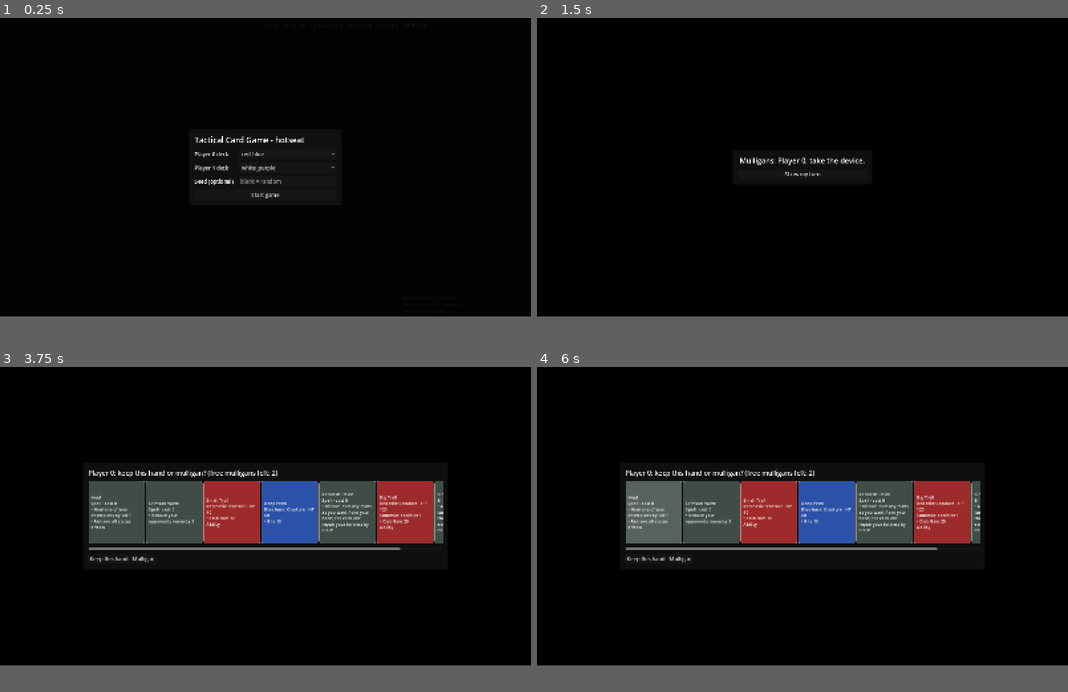
Above: before the commit, frames 1-4 (two rows, left to right).
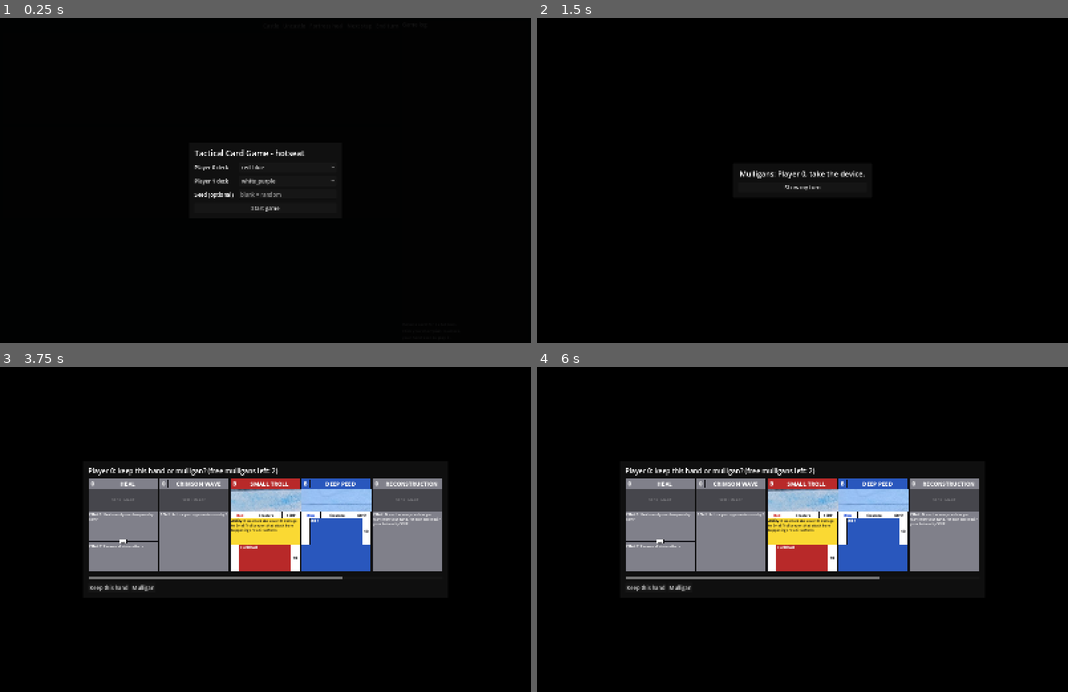
Above: after the commit, the same moments.

Repository: eoinkelly91/godot-card-game
Game: Godot game, scene res://scenes/main.tscn
Same seed, same stepped clock (60 frames per second), same inputs: the game is played once before the commit and once after it.
Inputs (mouse positions are in pixels of both pictures, inside the frame that each line leads up to):
- Up to frame 1 (0.25 s): no input
- Up to frame 2 (1.5 s): click (823, 180) at 0.52 s; type "12" at 0.6 s; click "Start game" at 1.25 s
- Up to frame 3 (3.75 s): click "Discard (0)" at 2 s; click "Discard (0)" at 2.75 s; click "Show my turn" at 3.5 s
- Up to frame 4 (6 s): click (998, 513) at 4.25 s, where only the run before the commit has a clickable "Siege Works Enchantment · cos…"; click (998, 513) at 5 s, where only the run before the commit has a clickable "Siege Works Enchantment · cos…"; click (653, 513) at 5.75 s, where only the run before the commit has a clickable "Heal Spell · cost 0 • Heal on…"
In our replay, the window is 800x450 before the commit and 800x490 after it. These sizes can differ from the game's own. Grey fills any space a smaller window leaves; there, only what the larger window draws over its background counts as a difference.

The runs differ from the first frame. In frame 1, 0.9% of the frame differs, in the area x 36-63%, y 36-60%; in frame 2, 0.6%; in frame 3, 18%; in frame 4, 19%, in the area x 16-84%, y 31-69%.

Commit message:
Updated card layout and added art

Diff:
--- a/project.godot
+++ b/project.godot
@@ -21,5 +21,5 @@
 [display]
 
 window/size/viewport_width=1600
-window/size/viewport_height=900
+window/size/viewport_height=980
 window/stretch/mode="canvas_items"
--- /dev/null
+++ b/scripts/ui/card_view.gd
@@ -0,0 +1,410 @@
+## card_view.gd - Draws one card like the layout mock-up: a coloured top bar (cost/"B" + name), the image,
+## a white Color / Type / HP row, then the ability (yellow) and attack boxes for a champion, or the effect
+## boxes of a spell (grey) or the description of an enchantment (green).
+## Everything is positioned from a 490 x 650 design grid and scaled to the width asked for.
+## "compact" cards (the board) show only names and numbers; hovering shows the full-size card.
+## Art is looked up as res://art/cards/<card id>.jpg (or .png); without it a coloured placeholder is drawn.
+class_name CardView
+extends Control
+
+signal pressed
+
+const DW := 490.0
+const DH := 650.0
+const TOP_H := 70.0
+const NUM_W := 62.0
+const IMG_Y := 70.0
+const IMG_H := 163.0
+const STAT_Y := 233.0
+const STAT_H := 44.0
+const BODY_Y := 277.0
+const BODY_H := 373.0
+const MAX_BOX_H := 187.0
+const SIDE_W := 62.0
+
+const CHAMPION_COLORS := {
+	"Red": Color(0.72, 0.16, 0.16), "Blue": Color(0.16, 0.34, 0.74),
+	"White": Color(0.84, 0.84, 0.8), "Purple": Color(0.46, 0.22, 0.64),
+}
+const COLOR_WORD := {  # the "Color" word in the stats row, readable on white
+	"Red": Color(0.8, 0.12, 0.12), "Blue": Color(0.12, 0.3, 0.85),
+	"White": Color(0.35, 0.35, 0.35), "Purple": Color(0.52, 0.18, 0.74),
+}
+const ENCHANTMENT_COLOR := Color(0.18, 0.5, 0.24)
+const SPELL_COLOR := Color(0.5, 0.5, 0.54)
+const ABILITY_COLOR := Color(0.98, 0.85, 0.2)
+const DARK := Color(0.08, 0.08, 0.1)
+
+static var _bold: FontVariation
+
+var card: Dictionary = {}
+var live: Champion = null        # board version: current HP and statuses
+var selected: bool = false
+var compact: bool = false
+var encamped: bool = false
+var k: float = 1.0               # design units -> pixels
+
+
+static func create(p_card: Dictionary, width: float, p_live: Champion = null, p_compact: bool = false,
+		p_selected: bool = false, p_encamped: bool = false) -> CardView:
+	var v := CardView.new()
+	v.card = p_card
+	v.live = p_live
+	v.compact = p_compact
+	v.selected = p_selected
+	v.encamped = p_encamped
+	v.k = width / DW
+	v.custom_minimum_size = Vector2(width, DH * v.k)
+	v.size = v.custom_minimum_size
+	v.mouse_filter = Control.MOUSE_FILTER_STOP
+	v.tooltip_text = str(p_card.get("name", "Card"))
+	v._build()
+	return v
+
+
+static func bold_font() -> FontVariation:
+	if _bold == null:
+		_bold = FontVariation.new()
+		_bold.base_font = ThemeDB.fallback_font
+		_bold.variation_embolden = 0.9
+	return _bold
+
+
+static func image_path(card_id: String) -> String:
+	for ext in ["jpg", "png", "jpeg"]:
+		var path: String = "res://art/cards/%s.%s" % [card_id, ext]
+		if ResourceLoader.exists(path):
+			return path
+	return ""
+
+
+## The full-size card shown when hovering.
+func _make_custom_tooltip(_for_text: String) -> Object:
+	return CardView.create(card, 340.0, live, false, false, encamped)
+
+
+func _gui_input(event: InputEvent) -> void:
+	if event is InputEventMouseButton and event.pressed and event.button_index == MOUSE_BUTTON_LEFT:
+		pressed.emit()
+
+
+# ---------------------------------------------------------------- colours
+
+func _kind() -> String:
+	return str(card.get("kind", "champion"))
+
+
+func _base_color() -> Color:
+	match _kind():
+		"enchantment":
+			return ENCHANTMENT_COLOR
+		"spell":
+			return SPELL_COLOR
+	return CHAMPION_COLORS.get(str(card.get("color", "")), SPELL_COLOR)
+
+
+## Text on the card colour: dark on the light White champions, white on the rest.
+func _on_base() -> Color:
+	return DARK if _base_color().get_luminance() > 0.6 else Color(0.97, 0.97, 0.97)
+
+
+# ---------------------------------------------------------------- building blocks
+
+func _box(x: float, y: float, w: float, h: float, fill: Color, border: float = 1.0) -> Panel:
+	var p := Panel.new()
+	p.position = Vector2(x, y) * k
+	p.size = Vector2(w, h) * k
+	p.mouse_filter = Control.MOUSE_FILTER_IGNORE
+	var sb := StyleBoxFlat.new()
+	sb.bg_color = fill
+	sb.set_border_width_all(maxi(1, int(border * k * 2.0)))
+	sb.border_color = DARK
+	p.add_theme_stylebox_override("panel", sb)
+	add_child(p)
+	return p
+
+
+func _label(text: String, x: float, y: float, w: float, h: float, px: float, color: Color,
+		align: HorizontalAlignment = HORIZONTAL_ALIGNMENT_CENTER, bold: bool = true) -> Label:
+	var l := Label.new()
+	l.text = text
+	l.position = Vector2(x, y) * k
+	l.size = Vector2(w, h) * k
+	l.horizontal_alignment = align
+	l.vertical_alignment = VERTICAL_ALIGNMENT_CENTER
+	l.clip_text = true
+	l.mouse_filter = Control.MOUSE_FILTER_IGNORE
+	l.add_theme_font_size_override("font_size", maxi(5, int(px * k)))
+	l.add_theme_color_override("font_color", color)
+	if bold:
+		l.add_theme_font_override("font", bold_font())
+	add_child(l)
+	return l
+
+
+## Largest font size (design units) that fits the text in the box, estimated from the character count.
+func _fit(text: String, w: float, h: float, max_px: float, min_px: float) -> float:
+	var px: float = max_px
+	while px > min_px:
+		var per_line: float = maxf(1.0, floor((w - 12.0) / (px * 0.52)))
+		var lines: float = ceil(float(text.length()) / per_line) + 0.3
+		if lines * px * 1.22 <= h - 8.0:
+			return px
+		px -= 1.0
+	return min_px
+
+
+func _rich(bold_part: String, text: String, x: float, y: float, w: float, h: float, color: Color) -> void:
+	var full: String = (bold_part + " " + text).strip_edges()
+	var px: float = _fit(full, w, h, 24.0, 12.0)
+	var r := RichTextLabel.new()
+	r.bbcode_enabled = true
+	r.scroll_active = false
+	r.fit_content = false
+	r.autowrap_mode = TextServer.AUTOWRAP_WORD_SMART
+	r.clip_contents = true
+	r.mouse_filter = Control.MOUSE_FILTER_IGNORE
+	r.position = Vector2(x + 6.0, y + 3.0) * k
+	r.size = Vector2(w - 12.0, h - 6.0) * k
+	r.add_theme_font_override("bold_font", bold_font())
+	r.add_theme_font_size_override("normal_font_size", maxi(5, int(px * k)))
+	r.add_theme_font_size_override("bold_font_size", maxi(5, int(px * k)))
+	r.add_theme_color_override("default_color", color)
+	var body: String = text.replace("[", "[lb]")
+	r.text = ("[b]%s[/b] %s" % [bold_part.replace("[", "[lb]"), body]) if bold_part != "" else body
+	add_child(r)
+
+
+# ---------------------------------------------------------------- the card
+
+func _build() -> void:
+	var base: Color = _base_color()
+	var on_base: Color = _on_base()
+	var is_champion: bool = _kind() == "champion"
+	_box(0, 0, DW, DH, base, 2.0)
+
+	# Top bar: cost / B and the name
+	var num_text: String = _top_left_text()
+	_label(num_text, 0, 0, NUM_W, TOP_H, 38 if num_text.length() < 3 else 28, on_base)
+	var line := ColorRect.new()
+	line.color = DARK
+	line.position = Vector2(NUM_W - 1.0, 4.0) * k
+	line.size = Vector2(2.0 * k, (TOP_H - 8.0) * k)
+	line.mouse_filter = Control.MOUSE_FILTER_IGNORE
+	add_child(line)
+	var name_text: String = str(card.get("name", "?")).to_upper()
+	_label(name_text, NUM_W + 6.0, 0, DW - NUM_W - 12.0, TOP_H, clampf(46.0 - maxf(0.0, name_text.length() - 12.0) * 2.4, 22.0, 40.0), on_base)
+
+	_draw_image(IMG_Y, IMG_H)
+
+	if is_champion:
+		_draw_stats_row()
+		_draw_champion_body()
+	elif _kind() == "enchantment":
+		_draw_description_boxes([str(" ".join(card.get("text", [])))], false)
+	else:
+		_draw_description_boxes(card.get("text", []), true)
+
+	if live != null:
+		_draw_live_tags()
+	if selected:
+		var sel := Panel.new()
+		sel.size = size
+		sel.mouse_filter = Control.MOUSE_FILTER_IGNORE
+		var sb := StyleBoxFlat.new()
+		sb.bg_color = Color(0, 0, 0, 0)
+		sb.set_border_width_all(maxi(3, int(5.0 * k * 2.0)))
+		sb.border_color = Color(1.0, 0.9, 0.25)
+		sel.add_theme_stylebox_override("panel", sb)
+		add_child(sel)
+
+
+func _top_left_text() -> String:
+	if _kind() != "champion":
+		return str(int(card.get("cost", 0)))
+	var req: Dictionary = card.get("summon", {})
+	if int(req.get("sacrifice", 0)) > 0:
+		return str(int(req.sacrifice))  # a symbol for "sacrifices" will be added later
+	if int(req.get("mana", 0)) > 0:
+		return str(int(req.mana))        # and one for "mana"
+	return "B"
+
+
+func _draw_image(y: float, h: float) -> void:
+	var holder := Control.new()
+	holder.position = Vector2(0, y) * k
+	holder.size = Vector2(DW, h) * k
+	holder.clip_contents = true
+	holder.mouse_filter = Control.MOUSE_FILTER_IGNORE
+	add_child(holder)
+	var path: String = image_path(str(card.get("id", "")))
+	if path != "":
+		var tr := TextureRect.new()
+		tr.texture = load(path)
+		tr.size = holder.size
+		tr.expand_mode = TextureRect.EXPAND_IGNORE_SIZE
+		tr.stretch_mode = TextureRect.STRETCH_KEEP_ASPECT_COVERED
+		tr.mouse_filter = Control.MOUSE_FILTER_IGNORE
+		holder.add_child(tr)
+	else:  # placeholder: a darker tint of the card colour with the card kind in faint letters
+		var bg := ColorRect.new()
+		bg.color = _base_color().darkened(0.45)
+		bg.size = holder.size
+		bg.mouse_filter = Control.MOUSE_FILTER_IGNORE
+		holder.add_child(bg)
+		var l := Label.new()
+		l.text = ("%s IMAGE" % _kind()).to_upper()
+		l.size = holder.size
+		l.horizontal_alignment = HORIZONTAL_ALIGNMENT_CENTER
+		l.vertical_alignment = VERTICAL_ALIGNMENT_CENTER
+		l.add_theme_font_size_override("font_size", maxi(5, int(26.0 * k)))
+		l.add_theme_color_override("font_color", Color(1, 1, 1, 0.35))
+		l.mouse_filter = Control.MOUSE_FILTER_IGNORE
+		holder.add_child(l)
+	var frame := Panel.new()  # thin outline over the image
+	frame.size = holder.size
+	frame.mouse_filter = Control.MOUSE_FILTER_IGNORE
+	var sb := StyleBoxFlat.new()
+	sb.bg_color = Color(0, 0, 0, 0)
+	sb.set_border_width_all(maxi(1, int(2.0 * k)))
+	sb.border_color = DARK
+	frame.add_theme_stylebox_override("panel", sb)
+	holder.add_child(frame)
+
+
+func _draw_stats_row() -> void:
+	var color_name: String = str(card.get("color", ""))
+	var white := Color(1, 1, 1)
+	_box(0, STAT_Y, 135, STAT_H, white)
+	_box(135, STAT_Y, 230, STAT_H, white)
+	_box(365, STAT_Y, 125, STAT_H, white)
+	var big: float = 1.35 if compact else 1.0  # board cards are small, so their stats are drawn larger
+	_label(color_name, 0, STAT_Y, 135, STAT_H, 24 * big, COLOR_WORD.get(color_name, DARK))
+	var type_text: String = str(card.get("type", ""))
+	_label(type_text, 135, STAT_Y, 230, STAT_H, (24 if type_text.length() < 18 else 17) * big, DARK)
+	var hp_text: String = "%dHP" % int(card.get("hp", 0))
+	if live != null:
+		hp_text = "%d/%dHP" % [live.current_hp(), live.max_hp()]
+	# shrink the HP text so "100/100HP" always fits its cell
+	var hp_px: float = minf(24.0 * big, (125.0 - 10.0) / (float(hp_text.length()) * 0.6))
+	_label(hp_text, 365, STAT_Y, 125, STAT_H, hp_px, DARK)
+
+
+func _draw_champion_body() -> void:
+	var items: Array = []
+	if card.has("ability"):
+		items.append({"kind": "ability", "text": str(card.ability.get("text", ""))})
+	for atk in card.get("attacks", []):
+		items.append({"kind": "attack", "atk": atk})
+	if items.is_empty():
+		return
+	var box_h: float = minf(BODY_H / float(items.size()), MAX_BOX_H)
+	var y: float = BODY_Y
+	for it in items:
+		if it.kind == "ability":
+			_draw_ability_box(y, box_h, str(it.text))
+		else:
+			_draw_attack_box(y, box_h, it.atk)
+		y += box_h
+
+
+func _draw_ability_box(y: float, h: float, text: String) -> void:
+	_box(0, y, DW, h, ABILITY_COLOR)
+	if compact:
+		_label("ABILITY", 0, y, DW, h, 30, DARK)
+	else:
+		_rich("Ability:", text, 0, y, DW, h, DARK)
+
+
+func _draw_attack_box(y: float, h: float, atk: Dictionary) -> void:
+	var white := Color(1, 1, 1)
+	var base: Color = _base_color()
+	_box(0, y, SIDE_W, h, white)
+	_box(SIDE_W, y, DW - SIDE_W * 2.0, h, base)
+	_box(DW - SIDE_W, y, SIDE_W, h, white)
+	# requirement (left): HP threshold or mana
+	var number: String = ""
+	var caption: String = ""
+	if atk.has("mana_cost"):
+		number = str(int(atk.mana_cost))
+		caption = "MANA"
+	elif atk.has("requires"):
+		number = str(int(atk.requires.get("self_hp_at_least", 0)))
+		caption = "HP"
+	if number != "":
+		_label(number, 0, y + h * 0.5 - 30.0, SIDE_W, 36.0, 30, DARK)
+		_label(caption, 0, y + h * 0.5 + 4.0, SIDE_W, 20.0, 12, DARK)
+	# damage (right)
+	var dmg: int = int(atk.get("damage", 0))
+	_label(str(dmg) if dmg > 0 else "-", DW - SIDE_W, y, SIDE_W, h, 30, DARK)
+	var on_base: Color = _on_base()
+	var name_text: String = str(atk.get("name", "")).to_upper()
+	if compact:
+		_label(name_text, SIDE_W, y, DW - SIDE_W * 2.0, h, 28, on_base)
+	else:
+		var desc: String = _attack_description(atk)
+		_rich(name_text + (":" if desc != "" else ""), desc, SIDE_W, y, DW - SIDE_W * 2.0, h, on_base)
+
+
+## "70 + this champion does 20 damage to itself." -> "this champion does 20 damage to itself."
+func _attack_description(atk: Dictionary) -> String:
+	var text: String = str(atk.get("text", ""))
+	var re := RegEx.new()
+	re.compile("^\\s*\\d+\\s*\\+?\\s*")
+	return re.sub(text, "").strip_edges()
+
+
+func _draw_description_boxes(texts: Array, with_labels: bool) -> void:
+	var on_base: Color = _on_base()
+	var y: float = STAT_Y
+	var total: float = DH - STAT_Y
+	var n: int = maxi(1, texts.size())
+	var h: float = total / float(n)
+	for i in n:
+		_box(0, y, DW, h, _base_color())
+		var text: String = str(texts[i]) if i < texts.size() else ""
+		var label: String = "Effect %d:" % (i + 1) if with_labels and n > 1 else ("Effect:" if with_labels else "")
+		if compact:
+			_label(("EFFECT %d" % (i + 1)) if with_labels and n > 1 else ("SPELL" if with_labels else "ENCHANTMENT"), 0, y, DW, h, 30, on_base)
+		else:
+			var pad_top: float = 16.0 if i > 0 and with_labels else 0.0  # keep clear of the OR badge
+			var pad_bottom: float = 16.0 if i < n - 1 and with_labels else 0.0
+			_rich(label, text, 0, y + pad_top, DW, h - pad_top - pad_bottom, on_base)
+		y += h
+	if with_labels and n > 1:  # you choose ONE effect: an OR badge on each dividing line (drawn last, on top)
+		y = STAT_Y
+		for i in n - 1:
+			y += h
+			var badge := _box(DW * 0.5 - 28.0, y - 15.0, 56.0, 30.0, Color(0.97, 0.97, 0.97))
+			_label("OR", DW * 0.5 - 28.0, y - 15.0, 56.0, 30.0, 20, DARK)
+
+
+func _draw_live_tags() -> void:
+	var tags: Array = []
+	if encamped:
+		tags.append("ENCAMPED")
+	for st in live.statuses:
+		match str(st.kind):
+			"poison":
+				tags.append("POISONED")
+			"protected":
+				tags.append("PROTECTED")
+			"no_attack":
+				tags.append("CHAINED")
+			"duel":
+				tags.append("DUEL")
+			"next_attack_bonus":
+				tags.append("+%d NEXT" % int(st.get("amount", 0)))
+			"stored_bonus":
+				tags.append("+%d GNAW" % int(st.get("amount", 0)))
+	if live.damage > 0:
+		tags.append("DMG %d" % live.damage)
+	if tags.is_empty():
+		return
+	var strip := ColorRect.new()
+	strip.color = Color(0, 0, 0, 0.7)
+	strip.position = Vector2(0, IMG_Y + IMG_H - 36.0) * k
+	strip.size = Vector2(DW, 36.0) * k
+	strip.mouse_filter = Control.MOUSE_FILTER_IGNORE
+	add_child(strip)
+	_label("  ".join(tags), 6, IMG_Y + IMG_H - 36.0, DW - 12.0, 36.0, 22, Color(1, 0.9, 0.4), HORIZONTAL_ALIGNMENT_LEFT)
--- a/scripts/ui/hotseat.gd
+++ b/scripts/ui/hotseat.gd
@@ -10,6 +10,8 @@
 	"White": Color(0.78, 0.78, 0.74), "Purple": Color(0.42, 0.2, 0.58),
 }
 const NEUTRAL := Color(0.25, 0.3, 0.28)
+const HAND_CARD_W := 210.0
+const BOARD_CARD_W := 165.0
 
 var game: Game
 var cards: Dictionary = {}
@@ -104,7 +106,7 @@
 	_hand_label = Label.new()
 	left.add_child(_hand_label)
 	var scroll := ScrollContainer.new()
-	scroll.custom_minimum_size = Vector2(0, 200)
+	scroll.custom_minimum_size = Vector2(0, HAND_CARD_W * 650.0 / 490.0 + 24.0)
 	scroll.vertical_scroll_mode = ScrollContainer.SCROLL_MODE_DISABLED
 	left.add_child(scroll)
 	_hand_row = HBoxContainer.new()
@@ -237,7 +239,7 @@
 	_mull_label.add_theme_font_size_override("font_size", 20)
 	mb.add_child(_mull_label)
 	var ms := ScrollContainer.new()
-	ms.custom_minimum_size = Vector2(0, 210)
+	ms.custom_minimum_size = Vector2(0, HAND_CARD_W * 650.0 / 490.0 + 24.0)
 	ms.vertical_scroll_mode = ScrollContainer.SCROLL_MODE_DISABLED
 	mb.add_child(ms)
 	_mull_hand = HBoxContainer.new()
@@ -371,7 +373,7 @@
 	for c in _mull_hand.get_children():
 		c.queue_free()
 	for card in ps.hand:
-		_mull_hand.add_child(_card_button(card, false, Vector2(170, 190), Callable()))
+		_mull_hand.add_child(CardView.create(card, HAND_CARD_W))
 
 
 func _on_keep() -> void:
@@ -588,15 +590,10 @@
 		none.text = "(no champions)"
 		flow.add_child(none)
 	for c in ps.champions:
-		var b := Button.new()
-		b.custom_minimum_size = Vector2(210, 130)
-		b.text = _champion_text(c)
-		b.tooltip_text = _card_full_text(c.card)
-		b.alignment = HORIZONTAL_ALIGNMENT_LEFT
-		_style(b, _card_color(c.card), c.attacked_this_turn and is_active)
+		var v := CardView.create(c.card, BOARD_CARD_W, c, true, c.attacked_this_turn and is_active, ps.castled)
 		if is_active:
-			b.pressed.connect(_on_own_champion.bind(c.uid))
-		flow.add_child(b)
+			v.pressed.connect(_on_own_champion.bind(c.uid))
+		flow.add_child(v)
 
 
 func _render_hand() -> void:
@@ -608,7 +605,9 @@
 	var ps: PlayerState = game.players[p]
 	_hand_label.text = "Your hand (%d cards) · Mana %d · Colors that attacked this turn: %s" % [ps.hand.size(), ps.mana, ", ".join(ps.colors_used) if not ps.colors_used.is_empty() else "none"]
 	for i in ps.hand.size():
-		_hand_row.add_child(_card_button(ps.hand[i], false, Vector2(180, 180), _on_hand_card.bind(i)))
+		var v := CardView.create(ps.hand[i], HAND_CARD_W)
+		v.pressed.connect(_on_hand_card.bind(i))
+		_hand_row.add_child(v)
 
 
 # ================================================================ actions
--- /dev/null
+++ b/tests/screenshot.gd
@@ -0,0 +1,64 @@
+extends SceneTree
+## Takes screenshots of the hotseat screen and a card gallery (needs a display; on a server use xvfb-run):
+##   godot --rendering-driver vulkan -s tests/screenshot.gd
+## Saves user://shot_board.png, user://shot_gallery.png (see the printed paths).
+
+func auto(_t: String, options: Array, min_n: int, _m: int) -> Variant:
+	var out: Array = []
+	for i in mini(min_n, options.size()):
+		out.append(options[i].value)
+	return out
+
+
+func _initialize() -> void:
+	_run()
+
+
+func _run() -> void:
+	var cards: Dictionary = CardDB.load_cards()
+	# 1. gallery of different card kinds
+	var gal := Control.new()
+	gal.set_anchors_preset(Control.PRESET_FULL_RECT)
+	var bg := ColorRect.new()
+	bg.color = Color(0.12, 0.13, 0.16)
+	bg.set_anchors_preset(Control.PRESET_FULL_RECT)
+	gal.add_child(bg)
+	var flow := HFlowContainer.new()
+	flow.set_anchors_preset(Control.PRESET_FULL_RECT)
+	flow.add_theme_constant_override("h_separation", 10)
+	flow.add_theme_constant_override("v_separation", 10)
+	gal.add_child(flow)
+	for id in ["warlord", "gluto", "war_bear", "harmlobeast", "stanter", "syranite", "psytwist", "amustas", "big_troll", "battle_axe", "field_medics", "mist_of_despair"]:
+		flow.add_child(CardView.create(cards[id], 300.0))
+	root.add_child(gal)
+	root.size = Vector2i(1600, 980)
+	await process_frame
+	await process_frame
+	await process_frame
+	root.get_texture().get_image().save_png("user://shot_gallery.png")
+	gal.queue_free()
+	await process_frame
+	# 2. the real screen mid-game
+	var ui = load("res://scenes/main.tscn").instantiate()
+	root.add_child(ui)
+	await process_frame
+	ui.auto_chooser = Callable(self, "auto")
+	var names: Array = ui.decks.keys()
+	ui.start_new_game(names[0], names[1], 4)
+	ui._on_reveal()
+	ui._on_keep()
+	ui._on_reveal()
+	ui._on_keep()
+	ui._on_reveal()
+	var g: Game = ui.game
+	for i in 13:
+		SimpleBot.take_turn(g, g.active)
+	ui.viewer = g.active
+	ui._cover.visible = false
+	ui.refresh()
+	await process_frame
+	await process_frame
+	await process_frame
+	root.get_texture().get_image().save_png("user://shot_board.png")
+	print("saved to ", OS.get_user_data_dir())
+	quit()
--- a/tests/ui_smoke.gd
+++ b/tests/ui_smoke.gd
@@ -46,6 +46,7 @@
 	await _test_every_spell_flow()
 	await _test_attack_flows()
 	await _test_hand_and_champion_clicks()
+	_test_card_views()
 	print("\n%d UI checks passed, %d failed" % [passed, failed])
 	quit(1 if failed > 0 else 0)
 
@@ -208,3 +209,24 @@
 	check(ui._btn_heal.visible, "the Fortress heal button shows in the Summon step")
 	ui._on_fortress_heal()
 	check(not heal_g.players[0].heal_pending, "using it heals a champion")
+
+
+func _test_card_views() -> void:
+	var made: int = 0
+	for id in cards:
+		var card: Dictionary = cards[id]
+		for width in [210.0, 165.0, 340.0]:
+			var v := CardView.create(card, width, null, width < 200.0)
+			check(v.size.x == width and v.get_child_count() > 5, "%s draws at width %d" % [id, int(width)])
+			v.free()
+			made += 1
+	check(made == cards.size() * 3, "every card draws in the three sizes")
+	var g := _fresh_state()
+	var c: Champion = g.players[0].champions[0]
+	c.statuses.append({"kind": "poison", "amount": 10})
+	var live := CardView.create(c.card, 165.0, c, true, true, true)
+	check(live.get_child_count() > 5, "a live board card with statuses draws")
+	live.free()
+	check(CardView.image_path("gluto") != "", "art is found for Gluto")
+	check(CardView.image_path("big_troll") == "", "Big Troll has no art yet and gets a placeholder")
+	check(CardView.image_path("elite_o") != "" and CardView.image_path("lava_titan") != "", "Elite-O and Lava Titan art was renamed to match")
Not shown, added: art/README.txt
Binary file added: art/cards/amustas.jpg
Not shown, added: art/cards/amustas.jpg.import
Binary file added: art/cards/angorn.jpg
Not shown, added: art/cards/angorn.jpg.import
Binary file added: art/cards/battlement_guard.jpg
Not shown, added: art/cards/battlement_guard.jpg.import
Binary file added: art/cards/blackthorn_dragon.jpg
Not shown, added: art/cards/blackthorn_dragon.jpg.import
Binary file added: art/cards/capatsar.jpg
Not shown, added: art/cards/capatsar.jpg.import
Binary file added: art/cards/capeasant.jpg
(and 100 more such lines)
